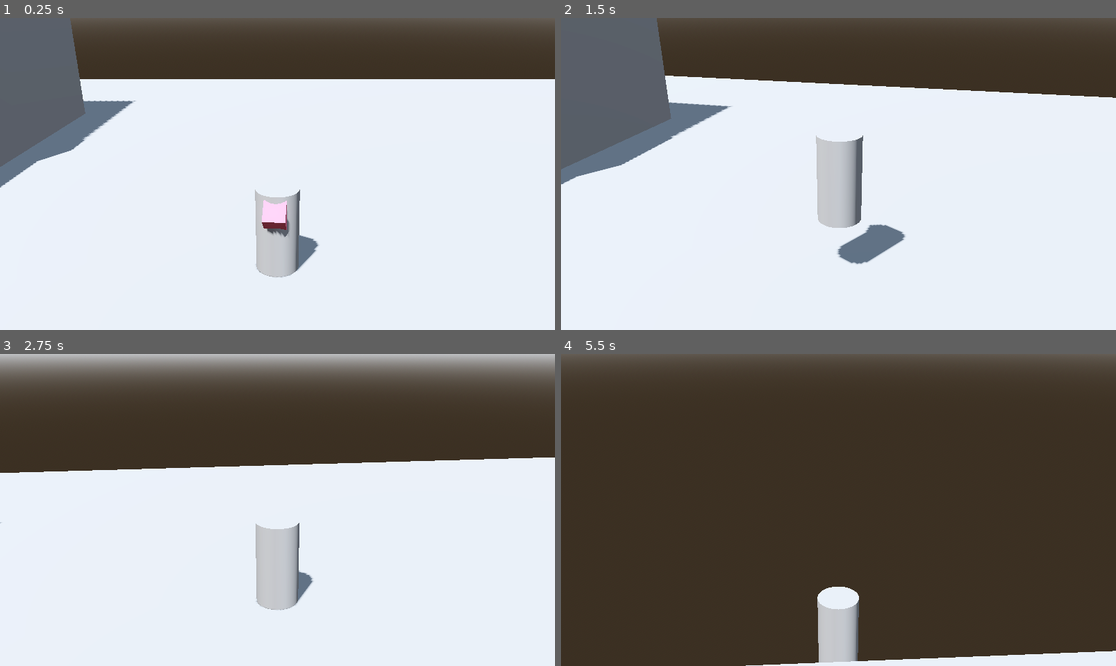
Above: before the commit, frames 1-4 (two rows, left to right).
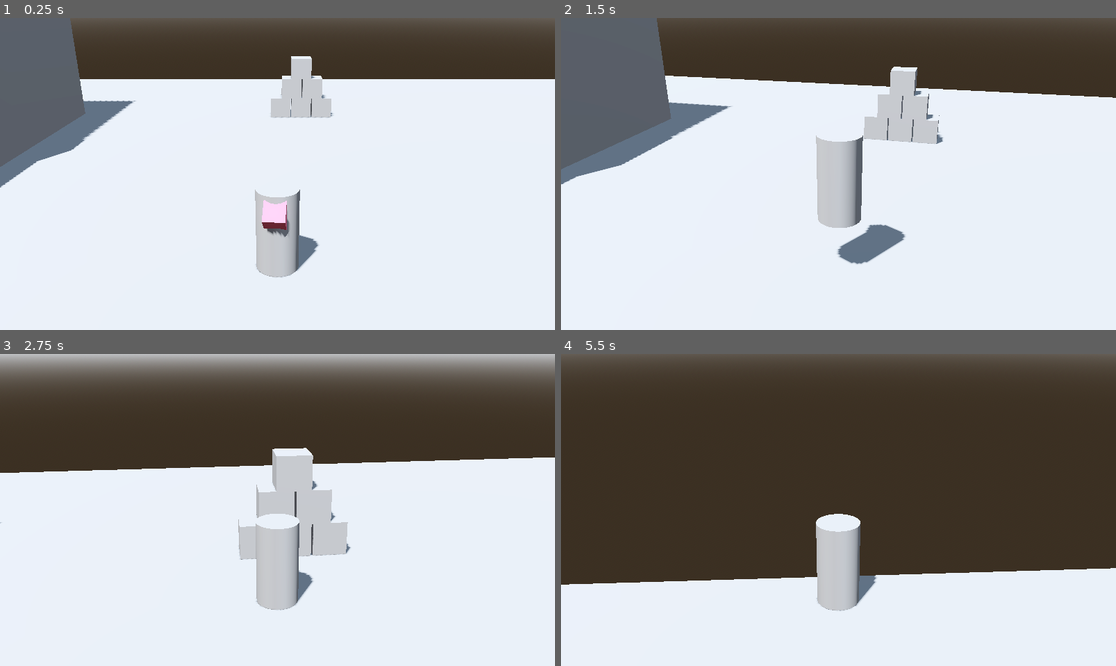
Above: after the commit, the same moments.

Repository: gdquest-demos/godot-4-3d-third-person-controller
Game: Godot game, scene res://Playground.tscn
Same seed, same stepped clock (60 frames per second), same inputs: the game is played once before the commit and once after it.
Inputs (mouse positions are in pixels of both pictures, inside the frame that each line leads up to):
- Up to frame 1 (0.25 s): no input
- Up to frame 2 (1.5 s): move the mouse to (866, 174) at 0.52 s; hold W (move_up) from 0.53 s (still down); tap Space (action_jump) at 0.77 s; move the mouse to (810, 174) at 1.27 s
- Up to frame 3 (2.75 s): keep holding W (move_up); tap Space (action_jump) at 1.52 s; move the mouse to (288, 503) at 2.02 s
- Up to frame 4 (5.5 s): keep holding W (move_up); move the mouse to (832, 516) at 2.77 s; tap Space (action_jump) at 3.02, 3.77, 4.52 s; move the mouse to (877, 513) at 3.52 s; move the mouse to (794, 506) at 4.27 s; move the mouse to (844, 510) at 5.02 s

The runs differ from the first frame. In frame 1, 1.4% of the frame differs, in the area x 48-61%, y 12-33%; in frame 2, 2.1%; in frame 3, 3.4%; in frame 4, 29%, in the area x 0-100%, y 51-100%.

Commit message:
Adding boxes to scene

Diff:
--- a/Player.tscn
+++ b/Player.tscn
@@ -41,7 +41,7 @@
 tilt_lower_limit = -0.8
 
 [node name="CameraOverShoulderPivot" type="Marker3D" parent="CameraController"]
-transform = Transform3D(-1, -1.04414e-14, -8.74228e-08, -2.29301e-08, 0.964989, 0.26229, 8.4362e-08, 0.26229, -0.964989, -0.728058, 3.59808, -2.2628)
+transform = Transform3D(-1, -1.04414e-14, -8.74228e-08, -2.29301e-08, 0.964989, 0.26229, 8.4362e-08, 0.26229, -0.964989, -0.848491, 3.21385, -2.32639)
 
 [node name="CameraSpringArm" type="SpringArm3D" parent="CameraController"]
 transform = Transform3D(-1, -5.15034e-15, -8.74228e-08, -3.23484e-08, 0.929023, 0.370022, 8.12178e-08, 0.370022, -0.929023, 0, 2.33984, 0)
@@ -58,4 +58,5 @@
 
 [node name="RayCast3d" type="RayCast3D" parent="."]
 transform = Transform3D(1, 0, 0, 0, 1, 0, 0, 0, 1, 0, 0.151585, 0)
+target_position = Vector3(0, -2, 0)
 debug_shape_thickness = 5
--- a/Playground.tscn
+++ b/Playground.tscn
@@ -14,6 +14,10 @@
 sky = SubResource("Sky_hngd1")
 tonemap_mode = 2
 glow_enabled = true
+
+[sub_resource type="BoxShape3D" id="BoxShape3D_rxelo"]
+
+[sub_resource type="BoxMesh" id="BoxMesh_bexdp"]
 
 [node name="Playground" type="Node3D"]
 
@@ -43,3 +47,57 @@
 size = Vector3(5.98156, 14.084, 9.39486)
 
 [node name="CharacterBody3d" parent="." instance=ExtResource("1_stlen")]
+
+[node name="RigidBody3d" type="RigidBody3D" parent="."]
+transform = Transform3D(1, 0, 0, 0, 1, 0, 0, 0, 1, 0, 1.09707, 14.1489)
+
+[node name="CollisionShape3d" type="CollisionShape3D" parent="RigidBody3d"]
+shape = SubResource("BoxShape3D_rxelo")
+
+[node name="MeshInstance3d" type="MeshInstance3D" parent="RigidBody3d"]
+mesh = SubResource("BoxMesh_bexdp")
+
+[node name="RigidBody3d2" type="RigidBody3D" parent="."]
+transform = Transform3D(1, 0, 0, 0, 1, 0, 0, 0, 1, -1.05008, 1.09707, 14.1489)
+
+[node name="CollisionShape3d" type="CollisionShape3D" parent="RigidBody3d2"]
+shape = SubResource("BoxShape3D_rxelo")
+
+[node name="MeshInstance3d" type="MeshInstance3D" parent="RigidBody3d2"]
+mesh = SubResource("BoxMesh_bexdp")
+
+[node name="RigidBody3d3" type="RigidBody3D" parent="."]
+transform = Transform3D(1, 0, 0, 0, 1, 0, 0, 0, 1, -2.10499, 1.09707, 14.1489)
+
+[node name="CollisionShape3d" type="CollisionShape3D" parent="RigidBody3d3"]
+shape = SubResource("BoxShape3D_rxelo")
+
+[node name="MeshInstance3d" type="MeshInstance3D" parent="RigidBody3d3"]
+mesh = SubResource("BoxMesh_bexdp")
+
+[node name="RigidBody3d4" type="RigidBody3D" parent="."]
+transform = Transform3D(1, 0, 0, 0, 1, 0, 0, 0, 1, -1.60868, 2.15161, 14.1489)
+
+[node name="CollisionShape3d" type="CollisionShape3D" parent="RigidBody3d4"]
+shape = SubResource("BoxShape3D_rxelo")
+
+[node name="MeshInstance3d" type="MeshInstance3D" parent="RigidBody3d4"]
+mesh = SubResource("BoxMesh_bexdp")
+
+[node name="RigidBody3d5" type="RigidBody3D" parent="."]
+transform = Transform3D(1, 0, 0, 0, 1, 0, 0, 0, 1, -0.554403, 2.15161, 14.1489)
+
+[node name="CollisionShape3d" type="CollisionShape3D" parent="RigidBody3d5"]
+shape = SubResource("BoxShape3D_rxelo")
+
+[node name="MeshInstance3d" type="MeshInstance3D" parent="RigidBody3d5"]
+mesh = SubResource("BoxMesh_bexdp")
+
+[node name="RigidBody3d6" type="RigidBody3D" parent="."]
+transform = Transform3D(1, 0, 0, 0, 1, 0, 0, 0, 1, -1.03998, 3.21418, 14.1489)
+
+[node name="CollisionShape3d" type="CollisionShape3D" parent="RigidBody3d6"]
+shape = SubResource("BoxShape3D_rxelo")
+
+[node name="MeshInstance3d" type="MeshInstance3D" parent="RigidBody3d6"]
+mesh = SubResource("BoxMesh_bexdp")
Not shown: 1 places in Playground.tscn that only renumber resources
